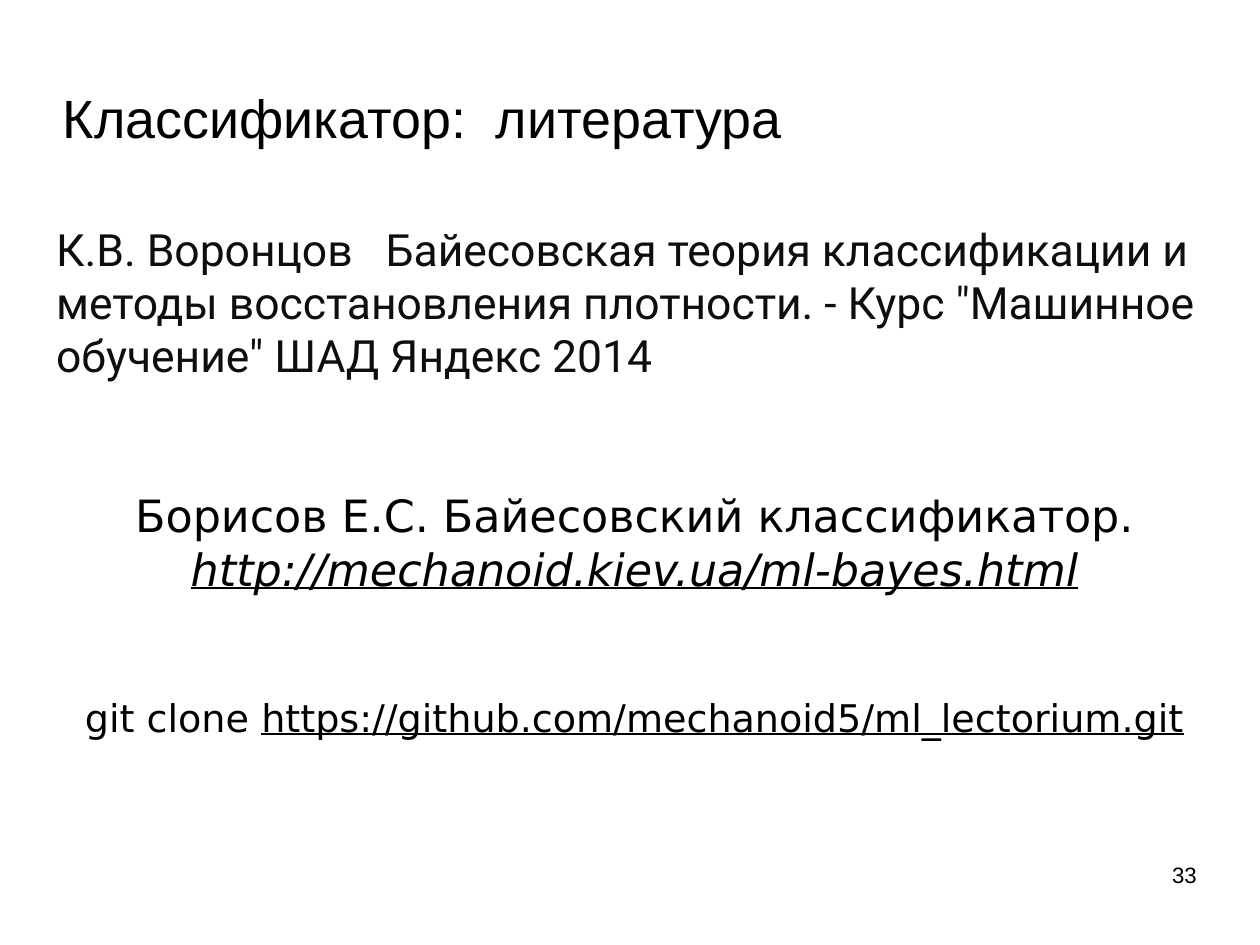
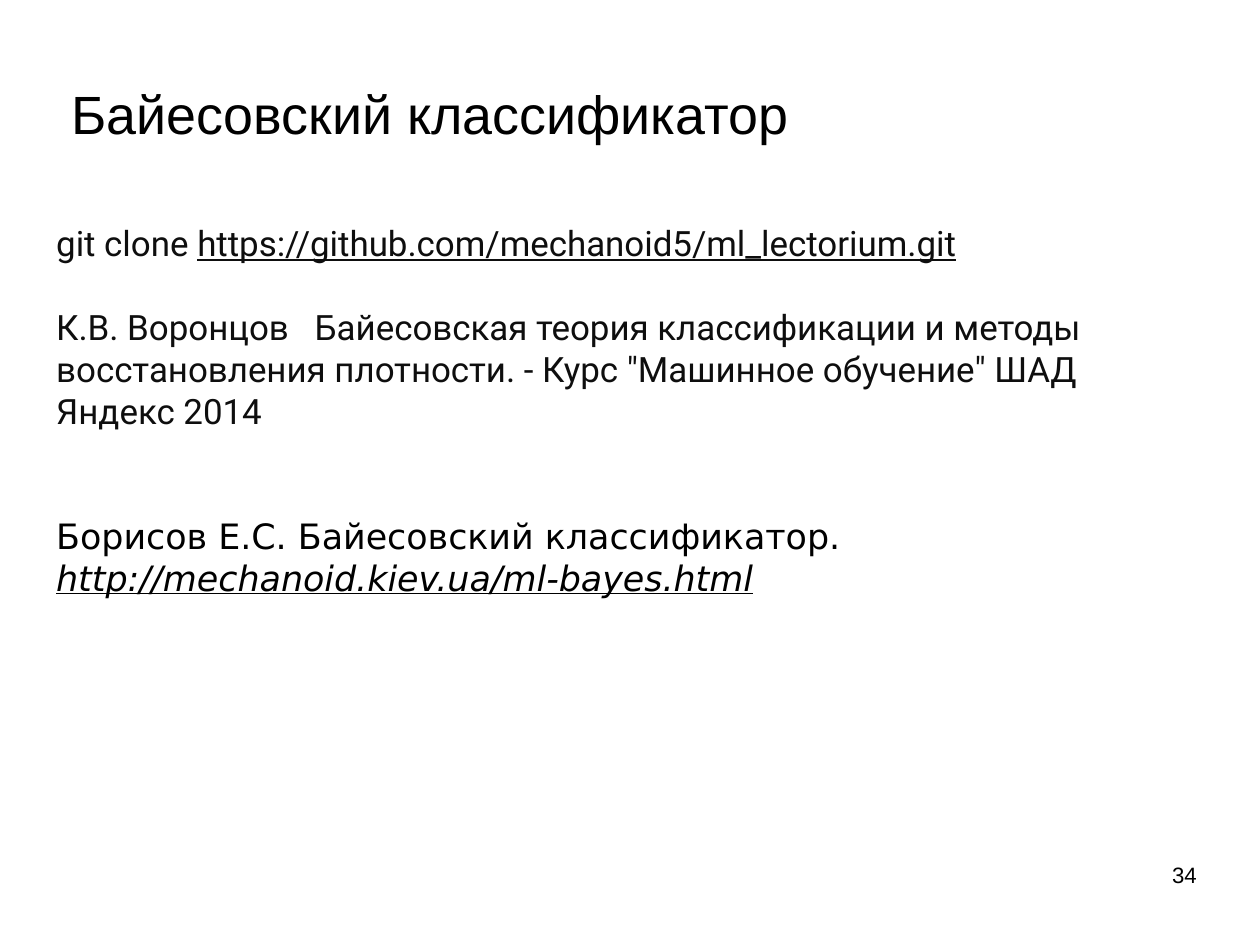
Before and after one commit to mechanoid5/ml_lectorium_legacy, a slide deck: slide 34 of 11-bayes.odp (slide 33 before the commit). Drawn at 1260x945 pixels with LibreOffice and Linux fonts; fonts in the diff are those of the drawing; background and template pictures are left out. Boxes give left, top, right and bottom in pixels: in the first picture for what was removed or moved away, otherwise in the second. Text is boxed around its words. In the diff, an @@ line names an element or a change of style, - is before the commit and + after.

```diff
--- a/11-bayes.odp
+++ b/11-bayes.odp
@@ title at box(71, 94, 788, 144): text changed @@
-Классификатор: литература
+Байесовский классификатор
@@ text at box(56, 229, 956, 264): paragraph added @@
+git clone https://github.com/mechanoid5/ml_lectorium.git
@@ text at box(56, 313, 1080, 599): size 28 to 22 pt in "К.В. Воронцов Байесовская теория классификации и методы ...", "Борисов Е.С. Байесовский классификатор.", "http://mechanoid.kiev.ua/ml-bayes.html"; alignment centre to left @@
@@ text at box(85, 703, 1183, 740): paragraph removed @@
-git clone https://github.com/mechanoid5/ml_lectorium.git
@@ page number at box(1172, 867, 1197, 884): text changed @@
-33
+34
```
Also in this commit, not shown: 5 other slides changed, 1 other file.
